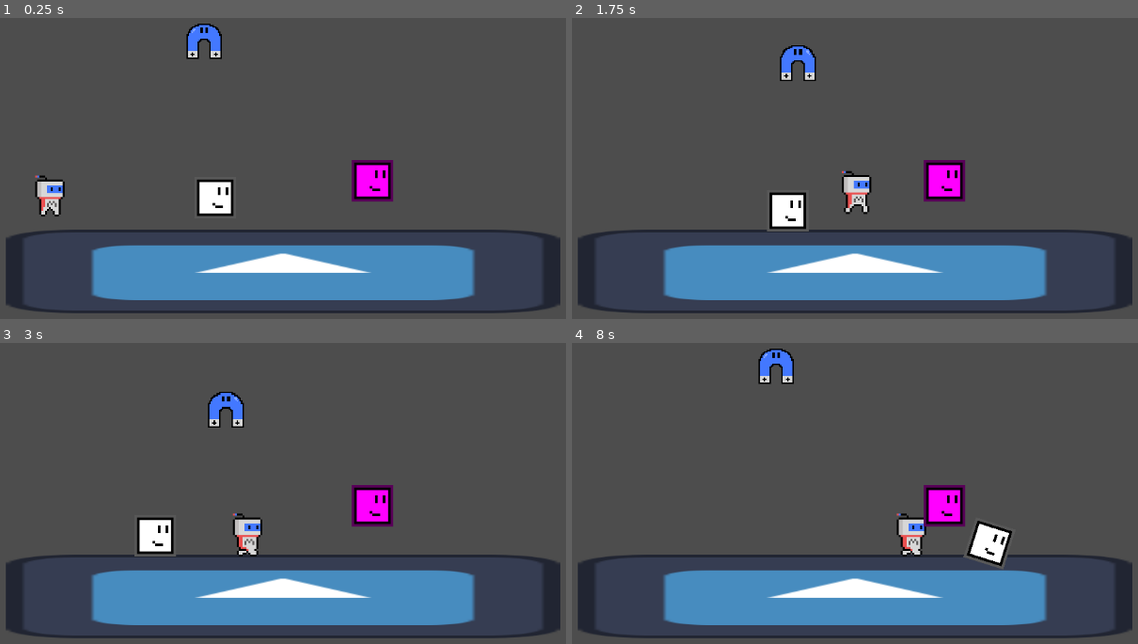
Above: before the commit, frames 1-4 (two rows, left to right).
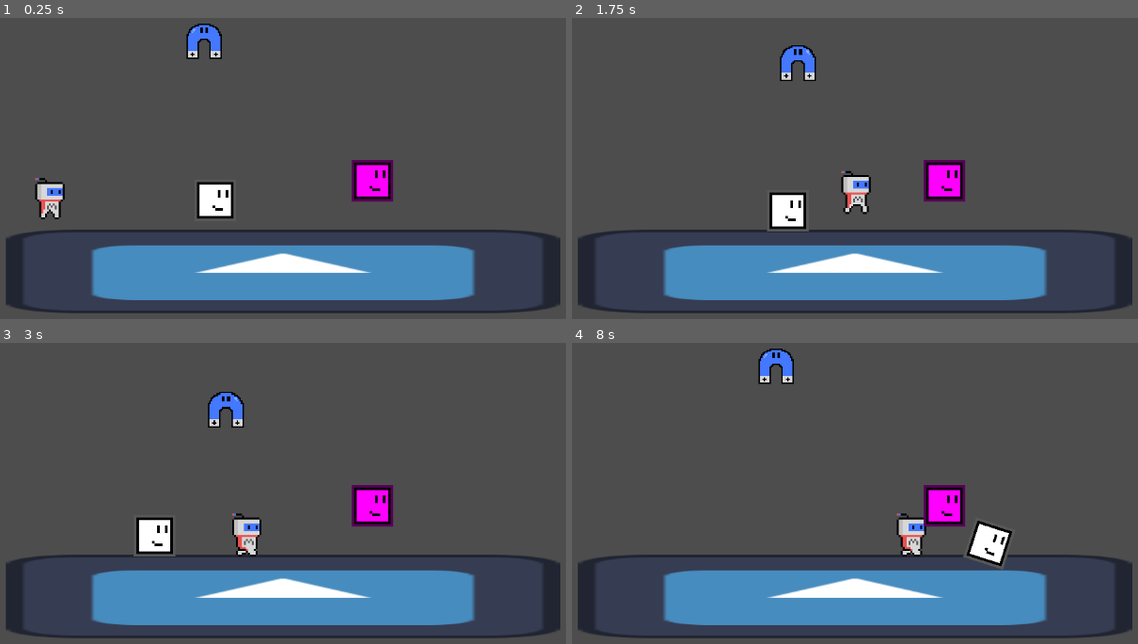
Above: after the commit, the same moments.

Repository: mrshark3959/Magnettwins-GODOT
Game: Godot game, scene res://Test.tscn
Two runs of this game, one before a commit and one after it. Both use one fixed random seed, a clock stepped at 60 frames per second and the inputs below. The engine's default icon, where the game draws it, is replaced by a stand-in: a white triangle on a blue panel in a dark square.
Inputs:
- Up to frame 1 (0.25 s): no input
- Up to frame 2 (1.75 s): hold Right (right) from 0.53 s (still down); tap A (a) at 0.6 s; tap Up (up) at 0.77, 1.52 s; tap D (d) at 0.8, 1.35 s; tap S (s) at 1.55 s
- Up to frame 3 (3 s): release Right (right) at 2.03 s; hold Left (left) 2.03-2.78 s; hold Space (space) 2.03-2.78 s; tap S (s) at 2.1 s; hold Right (right) from 2.78 s (still down); tap Space (space) at 2.85 s
- Up to frame 4 (8 s): tap Up (up) at 3.02, 3.77, 4.52, 6.02, 6.77, 7.52 s; tap W (w) at 3.05, 3.6, 6.8, 7.35 s; tap A (a) at 3.8, 4.35, 7.55 s; tap Enter at 4.25 s; release Right (right) at 4.28 s; hold Left (left) 4.28-5.03 s; tap D (d) at 4.55, 5.1 s; hold Right (right) 5.03-5.78 s; tap S (s) at 5.3, 5.85 s; hold Left (left) 5.78-7.28 s; tap Space (space) at 6.05 s; hold Space (space) 6.53-7.28 s; hold Right (right) from 7.28 s (still down)

The runs differ from the first frame. In frame 1, 0.6% of the frame differs, in the area x 6-42%, y 52-67%; in frame 2, 0.2%; in frame 3, 0.3%; in frame 4, less than 0.1%.

Commit message:
11/13/24

Diff:
--- a/Test.tscn
+++ b/Test.tscn
@@ -9,7 +9,6 @@
 [ext_resource type="Script" path="res://block.gd" id="5_yjov5"]
 [ext_resource type="SpriteFrames" uid="uid://yn27qc0xqumh" path="res://Sprites (Characters)/Farus/Ferrus.tres" id="6_qjaue"]
 [ext_resource type="SpriteFrames" uid="uid://h7ue3dx2nolj" path="res://MagPulse.tres" id="7_6mede"]
-[ext_resource type="Script" path="res://anchorblock.gd" id="8_xulak"]
 [ext_resource type="Script" path="res://anchorarea.gd" id="9_1ucsk"]
 
 [sub_resource type="RectangleShape2D" id="RectangleShape2D_hewr8"]
@@ -19,14 +18,13 @@
 radius = 2.69926
 height = 20.418
 
-[sub_resource type="RectangleShape2D" id="RectangleShape2D_g6txu"]
-
 [sub_resource type="RectangleShape2D" id="RectangleShape2D_0dxgr"]
 
 [sub_resource type="CircleShape2D" id="CircleShape2D_1jgt7"]
 radius = 13.0011
 
 [sub_resource type="RectangleShape2D" id="RectangleShape2D_kjrvo"]
+size = Vector2(5.56056, 10)
 
 [sub_resource type="RectangleShape2D" id="RectangleShape2D_edcjv"]
 
@@ -59,13 +57,6 @@
 scale = Vector2(2.46981, -1.14278)
 shape = SubResource("CapsuleShape2D_tdyp0")
 
-[node name="Area2D" type="Area2D" parent="Magnus"]
-scale = Vector2(0.5, 0.5)
-gravity_space_override = 3
-
-[node name="CollisionShape2D" type="CollisionShape2D" parent="Magnus/Area2D"]
-shape = SubResource("RectangleShape2D_g6txu")
-
 [node name="Texture" type="AnimatedSprite2D" parent="Magnus"]
 texture_filter = 1
 sprite_frames = ExtResource("3_vvmg5")
@@ -94,7 +85,6 @@
 gravity_point_center = Vector2(0, 0)
 gravity_direction = Vector2(0, 0)
 gravity = 3000.0
-linear_damp_space_override = 1
 linear_damp = 5.0
 script = ExtResource("5_ghvyq")
 
@@ -110,9 +100,10 @@
 autoplay = "default"
 
 [node name="Snap" type="Area2D" parent="Ferrus/Trigger"]
+position = Vector2(0, -6)
+scale = Vector2(0.2, 0.1)
 
 [node name="CollisionShape2D" type="CollisionShape2D" parent="Ferrus/Trigger/Snap"]
-scale = Vector2(0.033, 0.05)
 shape = SubResource("RectangleShape2D_kjrvo")
 
 [node name="Texture" type="AnimatedSprite2D" parent="Ferrus"]
@@ -129,7 +120,6 @@
 collision_layer = 5
 collision_mask = 6
 mass = 0.1
-freeze_mode = 1
 script = ExtResource("5_yjov5")
 
 [node name="CollisionShape2D" type="CollisionShape2D" parent="Block"]
@@ -142,12 +132,6 @@
 scale = Vector2(4, 4)
 texture = ExtResource("5_lrj14")
 
-[node name="Area2D" type="Area2D" parent="Block"]
-gravity_space_override = 3
-
-[node name="CollisionShape2D" type="CollisionShape2D" parent="Block/Area2D"]
-shape = SubResource("RectangleShape2D_edcjv")
-
 [node name="AnchorBlock" type="RigidBody2D" parent="."]
 modulate = Color(1, 0, 1, 1)
 position = Vector2(431, -139)
@@ -156,7 +140,7 @@
 mass = 30.0
 sleeping = true
 lock_rotation = true
-script = ExtResource("8_xulak")
+script = ExtResource("5_yjov5")
 
 [node name="CollisionShape2D" type="CollisionShape2D" parent="AnchorBlock"]
 scale = Vector2(3, 3)
--- a/anchorblock.gd
+++ /dev/null
@@ -1,11 +0,0 @@
-extends RigidBody2D
-
-
-# Called when the node enters the scene tree for the first time.
-func _ready() -> void:
-	pass # Replace with function body.
-
-
-# Called every frame. 'delta' is the elapsed time since the previous frame.
-func _process(delta: float) -> void:
-	apply_central_impulse(Vector2(0.1, 0.1))
--- a/project.godot
+++ b/project.godot
@@ -71,10 +71,6 @@
 ]
 }
 
-[physics]
-
-2d/default_gravity_vector=Vector2(0, 0)
-
 [rendering]
 
 renderer/rendering_method="mobile"
--- a/trigger.gd
+++ b/trigger.gd
@@ -1,5 +1,5 @@
 extends Area2D
-var snapbody
+var snapbody = null;
 
 # Called when the node enters the scene tree for the first time.
 func _ready() -> void:
@@ -19,8 +19,13 @@
 			get_node("Pulse").animation = "default"
 			#print("bye")
 	if snapbody is RigidBody2D && Input.is_action_pressed("space"):
-		snapbody.position = global_position
+
+		snapbody.global_transform.origin = global_position
+		snapbody.linear_velocity = Vector2(0,0)
+		set_gravity_space_override_mode(Area2D.SPACE_OVERRIDE_DISABLED)
 	else:
+		if snapbody is RigidBody2D:
+			snapbody.freeze = false
 		snapbody = null
 
 
@@ -30,5 +35,5 @@
 
 
 func _on_snap_body_entered(body: Node2D) -> void:
-	if Input.is_action_pressed("space"):
+	if Input.is_action_pressed("space") && snapbody == null && gravity_space_override == Area2D.SPACE_OVERRIDE_REPLACE:
 		snapbody = body
Not shown: 1 places in Test.tscn that only renumber resources
